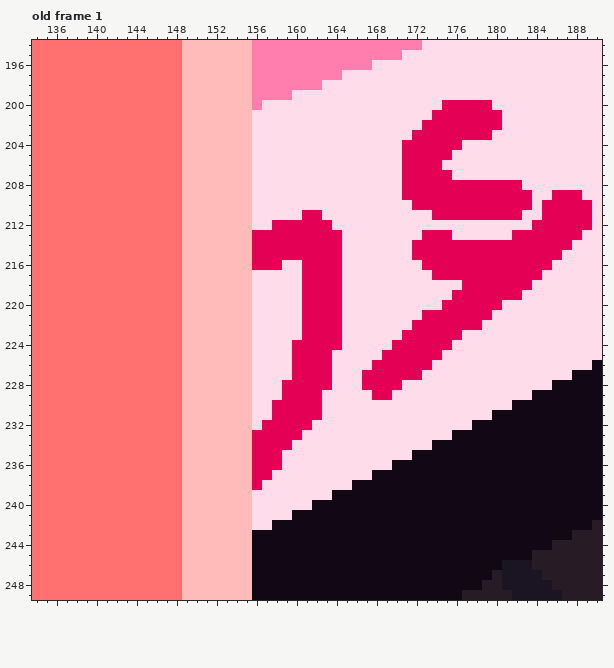
Edited in one commit: pixel-art file (ASSETS/TEXTURES/ICONS/SKYLINE.aseprite). The picture above was drawn from the file before the commit.
1000x500 pixels, 1 frame. Colours within 5 levels of each other are drawn and written as one. Shown: old frame 1: x 134..190, y 194..249. The commit also changed other frames or places, which this record leaves out.
And afterwards:
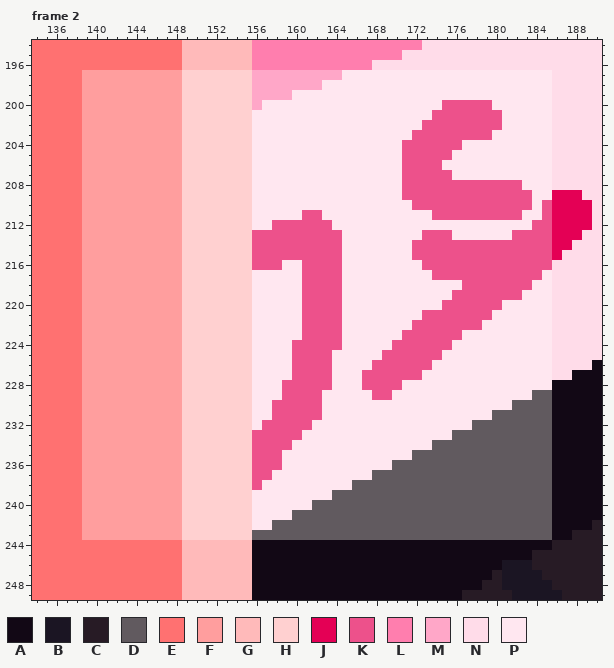
Palette (. is transparent): A #120815  B #1b1523  C #271b25  D #615a5f  E #ff7171  F #ff9e9e  G #ffbaba  H #ffd0d0  J #e40055  K #ed518b  L #ff7eae  M #ffa7c8  N #ffdce9  P #ffe7f0
A new or re-ordered frame is compared with the old frame closest to it.
Edits made:
frames 1 -> 14
Changed rows in their new state; - is an unchanged pixel.
Frame 2 is new; against old frame 1, layer "Layer 11":
first column x 139:
197 FFFFFFFFFFHHHHHHHMMMMMMMMMPPPPPPPPPPPPPPPPPPPPP
198 FFFFFFFFFFHHHHHHHMMMMMMMPPPPPPPPPPPPPPPPPPPPPPP
199 FFFFFFFFFFHHHHHHHMMMMPPPPPPPPPPPPPPPPPPPPPPPPPP
200 FFFFFFFFFFHHHHHHHMPPPPPPPPPPPPPPPPPPKKKKKPPPPPP
201 FFFFFFFFFFHHHHHHHPPPPPPPPPPPPPPPPPPKKKKKKKPPPPP
202 FFFFFFFFFFHHHHHHHPPPPPPPPPPPPPPPPPKKKKKKKKPPPPP
203 FFFFFFFFFFHHHHHHHPPPPPPPPPPPPPPPPKKKKKKKKPPPPPP
204 FFFFFFFFFFHHHHHHHPPPPPPPPPPPPPPPKKKKKKPPPPPPPPP
205 FFFFFFFFFFHHHHHHHPPPPPPPPPPPPPPPKKKKKPPPPPPPPPP
206 FFFFFFFFFFHHHHHHHPPPPPPPPPPPPPPPKKKKPPPPPPPPPPP
207 FFFFFFFFFFHHHHHHHPPPPPPPPPPPPPPPKKKKKPPPPPPPPPP
208 FFFFFFFFFFHHHHHHHPPPPPPPPPPPPPPPKKKKKKKKKKKKPPP
209 FFFFFFFFFFHHHHHHHPPPPPPPPPPPPPPPKKKKKKKKKKKKKPP
210 FFFFFFFFFFHHHHHHHPPPPPPPPPPPPPPPPKKKKKKKKKKKKPK
211 FFFFFFFFFFHHHHHHHPPPPPKKPPPPPPPPPPPKKKKKKKKKPPK
212 FFFFFFFFFFHHHHHHHPPKKKKKKPPPPPPPPPPPPPPPPPPPPKK
213 FFFFFFFFFFHHHHHHHKKKKKKKKKPPPPPPPPKKKPPPPPPKKKK
214 FFFFFFFFFFHHHHHHHKKKKKKKKKPPPPPPPKKKKKKKKKKKKKK
215 FFFFFFFFFFHHHHHHHKKKKKKKKKPPPPPPPKKKKKKKKKKKKKK
216 FFFFFFFFFFHHHHHHHKKKPPKKKKPPPPPPPPKKKKKKKKKKKKK
217 FFFFFFFFFFHHHHHHHPPPPPKKKKPPPPPPPPPKKKKKKKKKKKP
218 FFFFFFFFFFHHHHHHHPPPPPKKKKPPPPPPPPPPPPKKKKKKKPP
219 FFFFFFFFFFHHHHHHHPPPPPKKKKPPPPPPPPPPPKKKKKKKPPP
220 FFFFFFFFFFHHHHHHHPPPPPKKKKPPPPPPPPPPKKKKKKPPPPP
221 FFFFFFFFFFHHHHHHHPPPPPKKKKPPPPPPPPKKKKKKKPPPPPP
222 FFFFFFFFFFHHHHHHHPPPPPKKKKPPPPPPPKKKKKKKPPPPPPP
223 FFFFFFFFFFHHHHHHHPPPPPKKKKPPPPPPKKKKKKPPPPPPPPP
224 FFFFFFFFFFHHHHHHHPPPPKKKKKPPPPPKKKKKKPPPPPPPPPP
225 FFFFFFFFFFHHHHHHHPPPPKKKKPPPPPKKKKKKPPPPPPPPPPP
226 FFFFFFFFFFHHHHHHHPPPPKKKKPPPPKKKKKKPPPPPPPPPPPP
227 FFFFFFFFFFHHHHHHHPPPPKKKKPPPKKKKKKPPPPPPPPPPPPP
228 FFFFFFFFFFHHHHHHHPPPKKKKKPPPKKKKPPPPPPPPPPPPPPP
229 FFFFFFFFFFHHHHHHHPPPKKKKPPPPPKKPPPPPPPPPPPPPPDD
230 FFFFFFFFFFHHHHHHHPPKKKKKPPPPPPPPPPPPPPPPPPPDDDD
231 FFFFFFFFFFHHHHHHHPPKKKKKPPPPPPPPPPPPPPPPPDDDDDD
232 FFFFFFFFFFHHHHHHHPKKKKKPPPPPPPPPPPPPPPPDDDDDDDD
233 FFFFFFFFFFHHHHHHHKKKKKPPPPPPPPPPPPPPPDDDDDDDDDD
234 FFFFFFFFFFHHHHHHHKKKKPPPPPPPPPPPPPPDDDDDDDDDDDD
235 FFFFFFFFFFHHHHHHHKKKPPPPPPPPPPPPPDDDDDDDDDDDDDD
236 FFFFFFFFFFHHHHHHHKKKPPPPPPPPPPPDDDDDDDDDDDDDDDD
237 FFFFFFFFFFHHHHHHHKKPPPPPPPPPPDDDDDDDDDDDDDDDDDD
238 FFFFFFFFFFHHHHHHHKPPPPPPPPPDDDDDDDDDDDDDDDDDDDD
239 FFFFFFFFFFHHHHHHHPPPPPPPPDDDDDDDDDDDDDDDDDDDDDD
240 FFFFFFFFFFHHHHHHHPPPPPPDDDDDDDDDDDDDDDDDDDDDDDD
241 FFFFFFFFFFHHHHHHHPPPPDDDDDDDDDDDDDDDDDDDDDDDDDD
242 FFFFFFFFFFHHHHHHHPPDDDDDDDDDDDDDDDDDDDDDDDDDDDD
243 FFFFFFFFFFHHHHHHHDDDDDDDDDDDDDDDDDDDDDDDDDDDDDD
Boxes around the changes in both pictures, in picture pixels (x1, y1, x2, y2):
changed: (82, 70, 552, 540)
